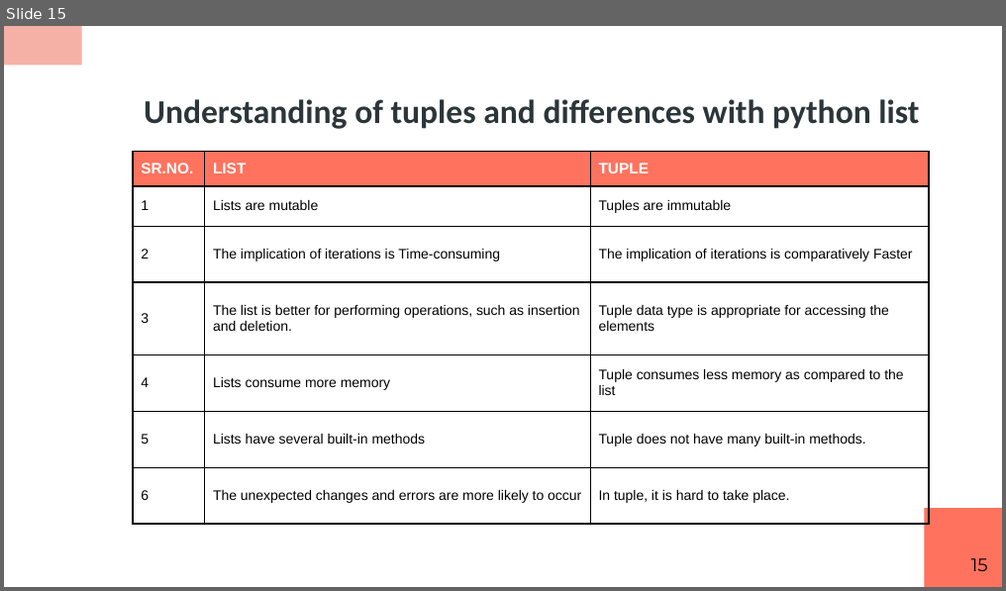
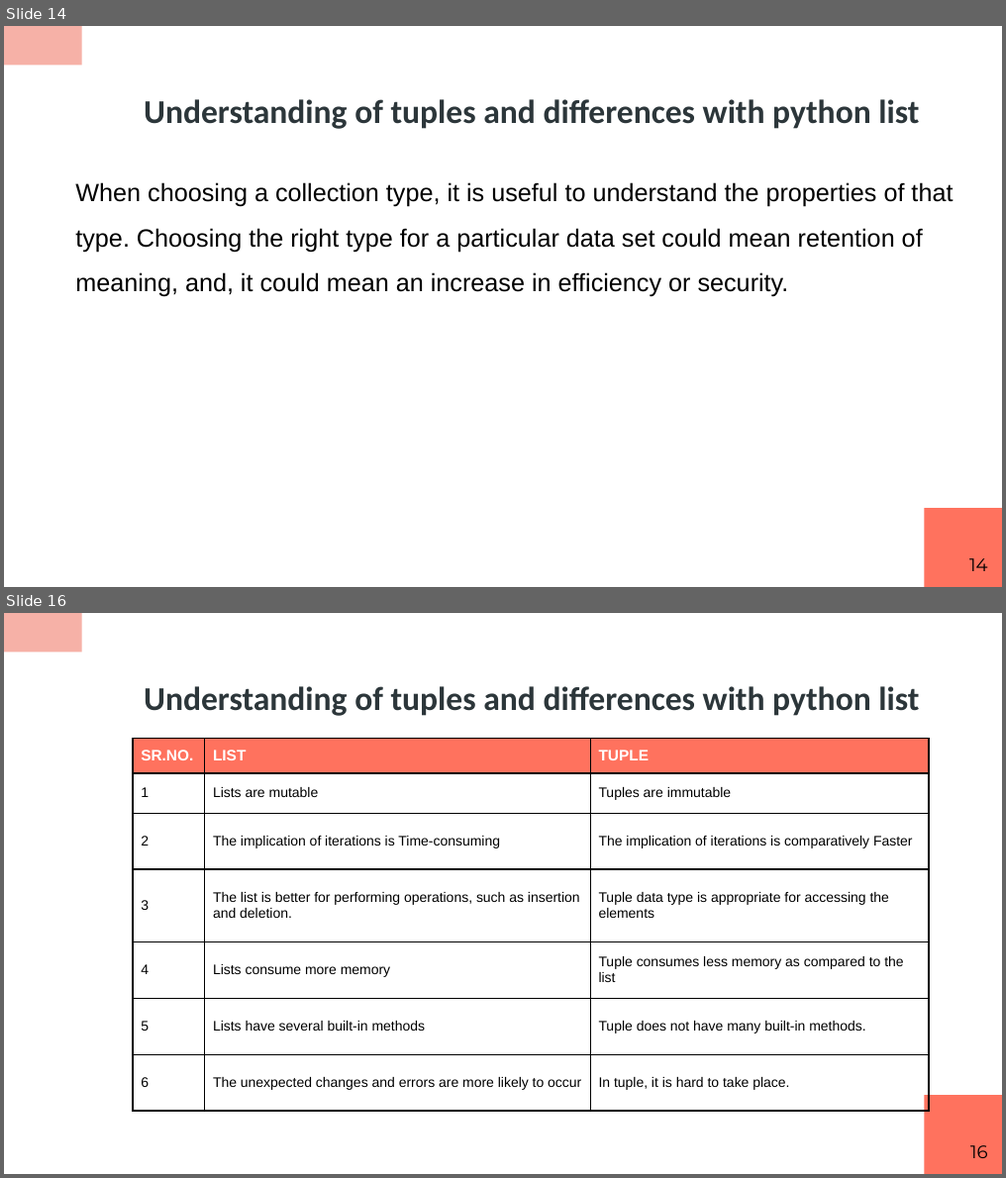
Before and after one commit to RashmivernekarN/ai_with_python_keonics, a slide deck: module2/ppt/Advanced Concepts Using Datastructures.pptx. Shown one above the other, each under a label of ours: slide 15 before the commit, slides 14 and 16 after it; the slides between them are not shown. The pictures are 1006x591 and 1006x1178 pixels, drawn with LibreOffice and Linux fonts; fonts in the diff are those of the drawing. Boxes give left, top, right and bottom in pixels: in the first picture for what was removed or moved away, otherwise in the second. Text is boxed around its words. In the diff, an @@ line names an element or a change of style, - is before the commit and + after.

```diff
--- a/module2/ppt/Advanced Concepts Using Datastructures.pptx
+++ b/module2/ppt/Advanced Concepts Using Datastructures.pptx
@@ slide 14 added at [4, 26, 1002, 587], background #FFFFFF; not listed: 2 template elements that a slide beside it also shows @@
@@ title added at [144, 99, 919, 129], 24 pt, text #2C363A, bold @@
+Understanding of tuples and differences with python list
@@ text added at [75, 182, 952, 297], 18 pt, text #000000 @@
+When choosing a collection type, it is useful to understand the properties of that type. Choosing the right type for a particular data set could mean retention of meaning, and, it could mean an increase in efficiency or security.
@@ page number added at [969, 559, 988, 571], 13 pt, text #000000 @@
+14
@@ what was slide 15 is now slide 16 @@
@@ page number at [970, 1146, 988, 1158]: text changed @@
-15
+16
```
Also in this commit, not shown: 2 slides changed, 1 other slide added, 1 other file.
